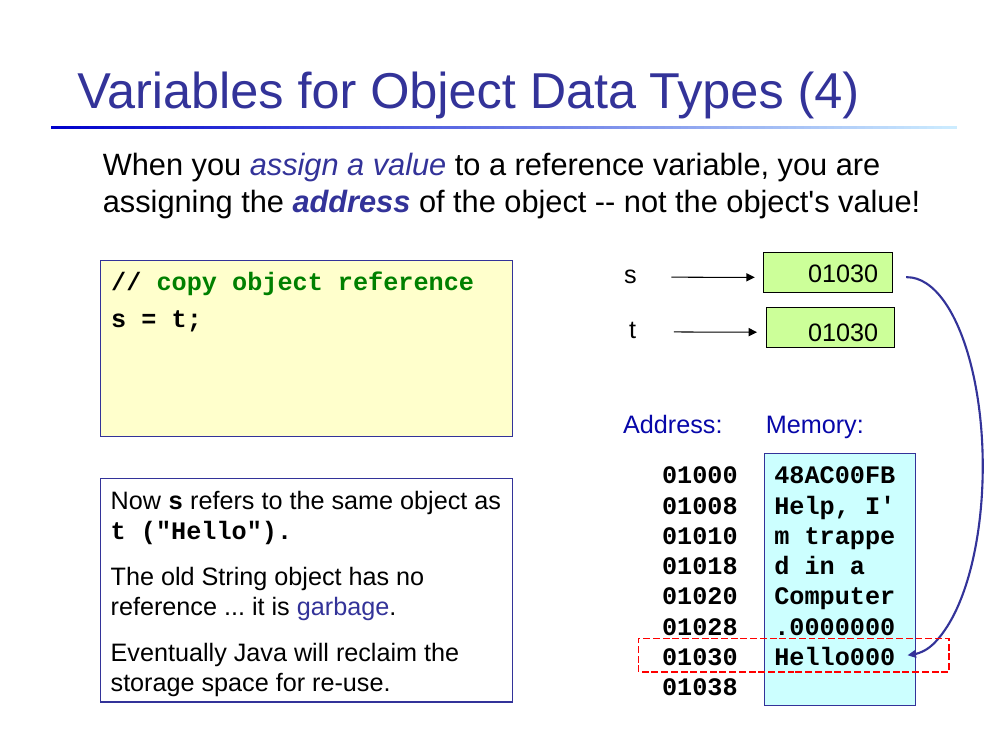
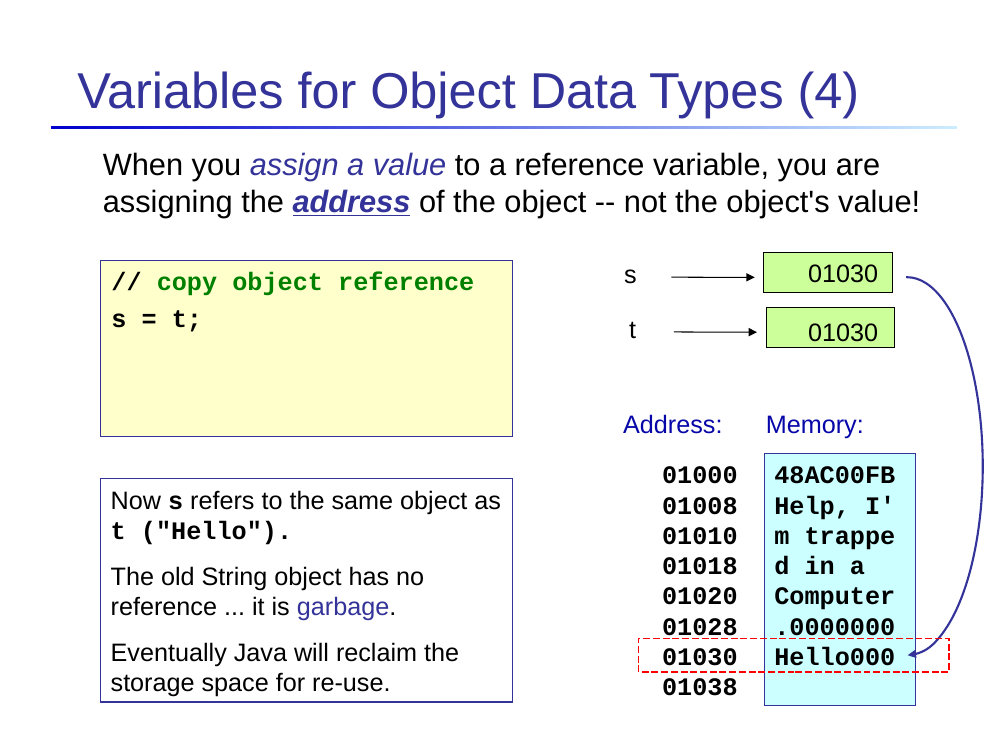
Before and after one commit to skeoop/skeoop.github.io, a slide deck: slide 8 of week1/4-Object-References.ppt. Drawn at 1008x756 pixels with LibreOffice and Linux fonts; fonts in the diff are those of the drawing. Boxes give left, top, right and bottom in pixels: in the first picture for what was removed or moved away, otherwise in the second. Text is boxed around its words. In the diff, an @@ line names an element or a change of style, - is before the commit and + after.

```diff
--- a/week1/4-Object-References.ppt
+++ b/week1/4-Object-References.ppt
@@ text "When you assign a value ..." at <box>103,152,920,217</box>: underline on in "address" @@
```
Also in this commit, not shown: 2 other slides changed, 4 other files.
